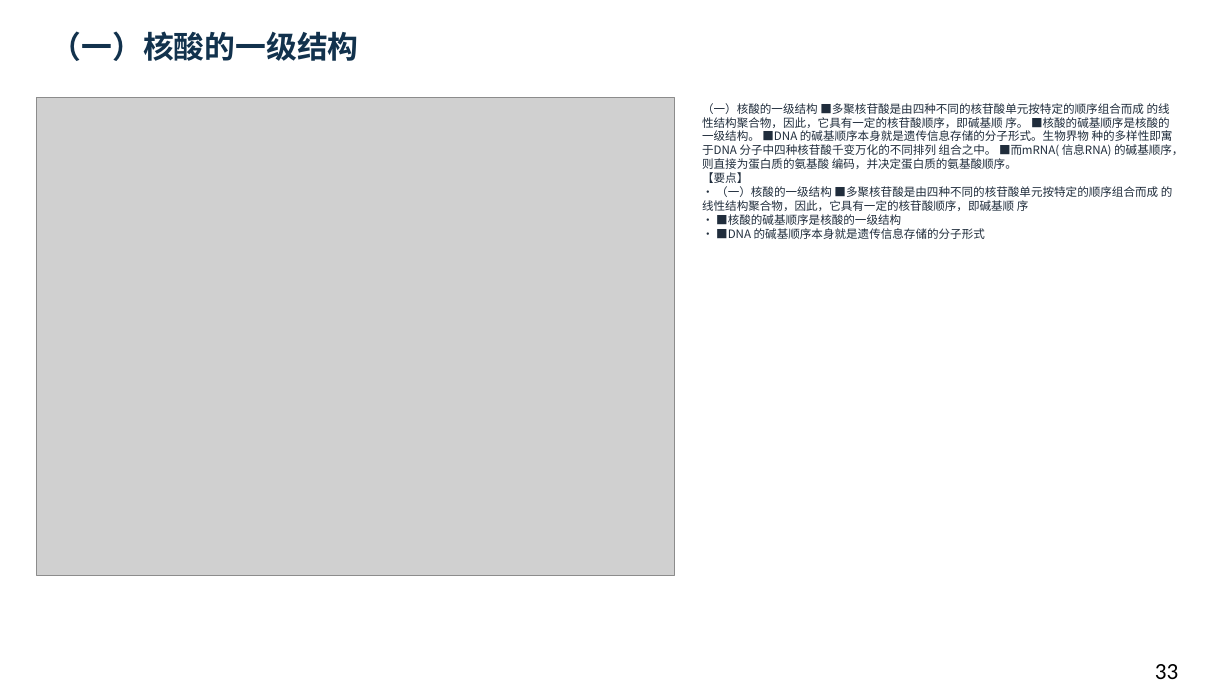
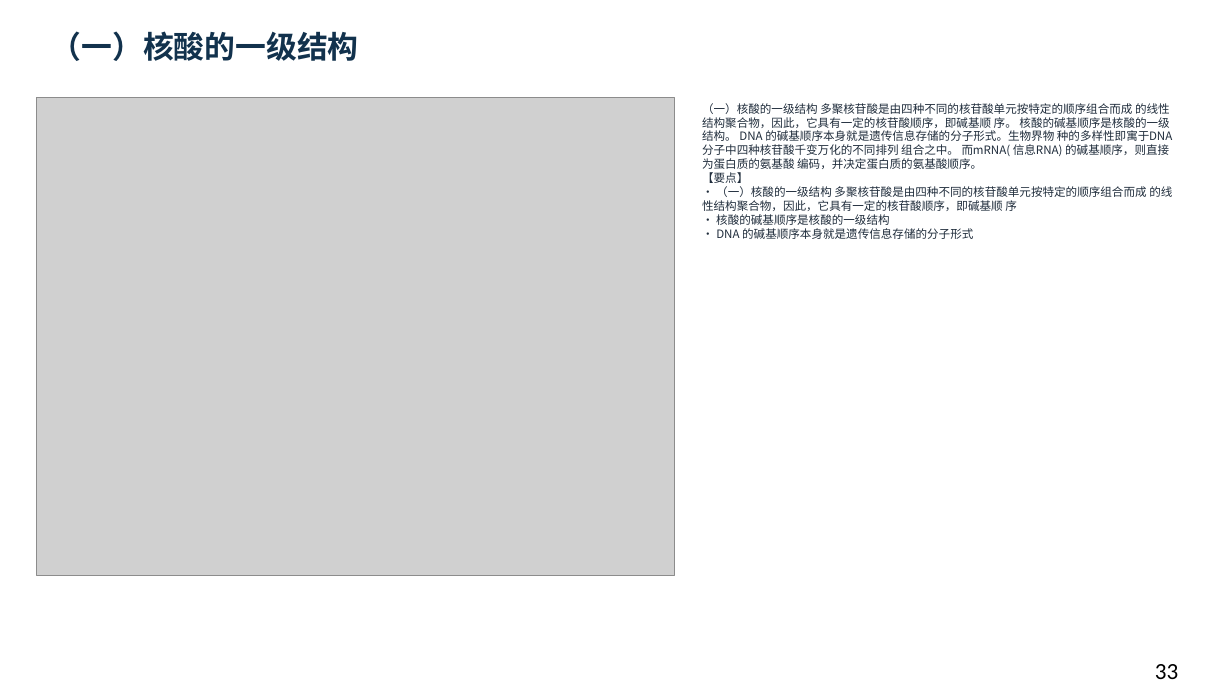
Before and after one commit to newkan-li/Biochemistry, a slide deck: slide 33 of downloads/bc11-ai-style.pptx. Drawn at 1232x693 pixels with LibreOffice and Linux fonts; fonts in the diff are those of the drawing; grey boxes stand for pictures. Boxes give left, top, right and bottom in pixels: in the first picture for what was removed or moved away, otherwise in the second. Text is boxed around its words. In the diff, an @@ line names an element or a change of style, - is before the commit and + after.

Commit message:
bc11真正清除PUA控制符(上版未写入数据),修正碱基结构特征页;版本20261112cdb

```diff
--- a/downloads/bc11-ai-style.pptx
+++ b/downloads/bc11-ai-style.pptx
@@ text at (702, 103, 1172, 239): text changed @@
-（一）核酸的一级结构 ■多聚核苷酸是由四种不同的核苷酸单元按特定的顺序组合而成 的线性结构聚合物，因此，它具有一定的核苷酸顺序，即碱基顺 序。 ■核酸的碱基顺序是核酸的一级结构。 ■DNA 的碱基顺序本身就是遗传信息存储的分子形式。生物界物 种的多样性即寓于DNA 分子中四种核苷酸千变万化的不同排列 组合之中。 ■而mRNA( 信息RNA) 的碱基顺序，则直接为蛋白质的氨基酸 编码，并决定蛋白质的氨基酸顺序。
-【要点】
-• （一）核酸的一级结构 ■多聚核苷酸是由四种不同的核苷酸单元按特定的顺序组合而成 的线性结构聚合物，因此，它具有一定的核苷酸顺序，即碱基顺 序
-• ■核酸的碱基顺序是核酸的一级结构
-• ■DNA 的碱基顺序本身就是遗传信息存储的分子形式
+（一）核酸的一级结构 多聚核苷酸是由四种不同的核苷酸单元按特定的顺序组合而成 的线性结构聚合物，因此，它具有一定的核苷酸顺序，即碱基顺 序。 核酸的碱基顺序是核酸的一级结构。 DNA 的碱基顺序本身就是遗传信息存储的分子形式。生物界物 种的多样性即寓于DNA 分子中四种核苷酸千变万化的不同排列 组合之中。 而mRNA( 信息RNA) 的碱基顺序，则直接为蛋白质的氨基酸 编码，并决定蛋白质的氨基酸顺序。
+【要点】
+• （一）核酸的一级结构 多聚核苷酸是由四种不同的核苷酸单元按特定的顺序组合而成 的线性结构聚合物，因此，它具有一定的核苷酸顺序，即碱基顺 序
+• 核酸的碱基顺序是核酸的一级结构
+• DNA 的碱基顺序本身就是遗传信息存储的分子形式
```
Also in this commit, not shown: 49 other slides changed, 6 other files.
